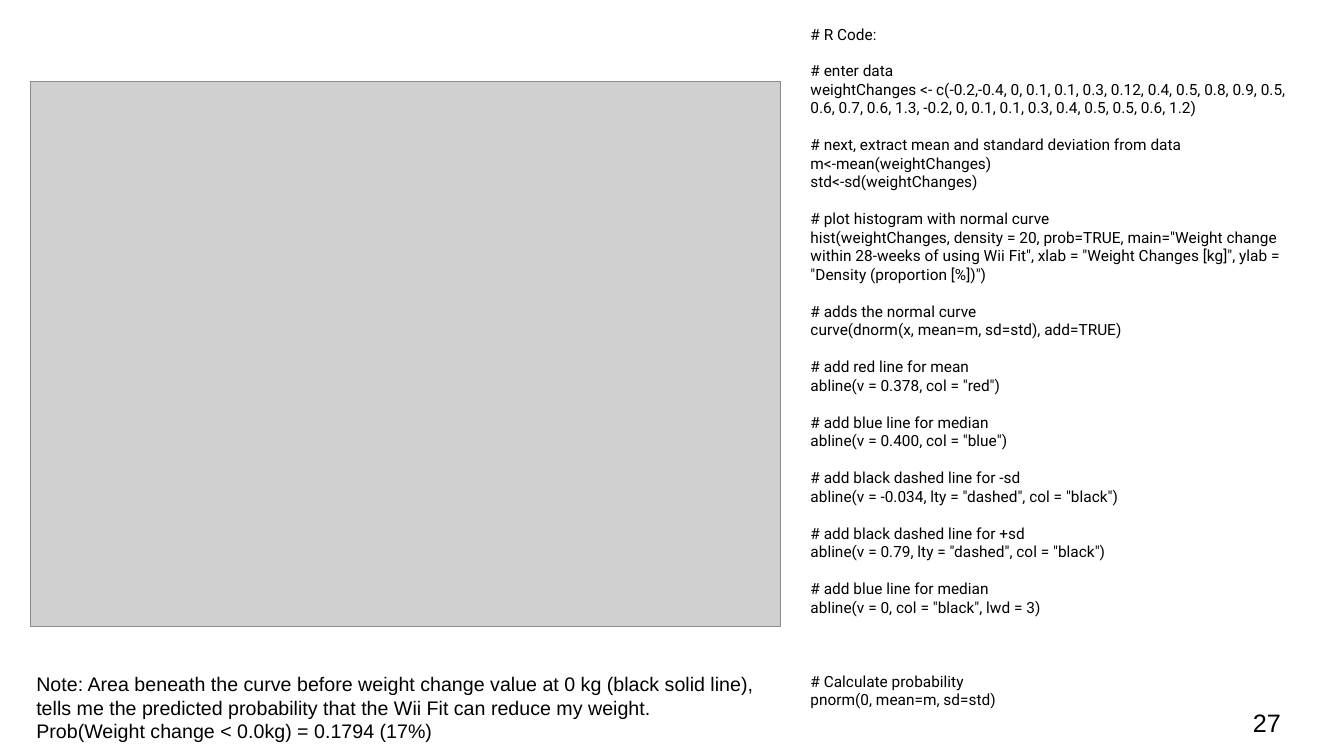
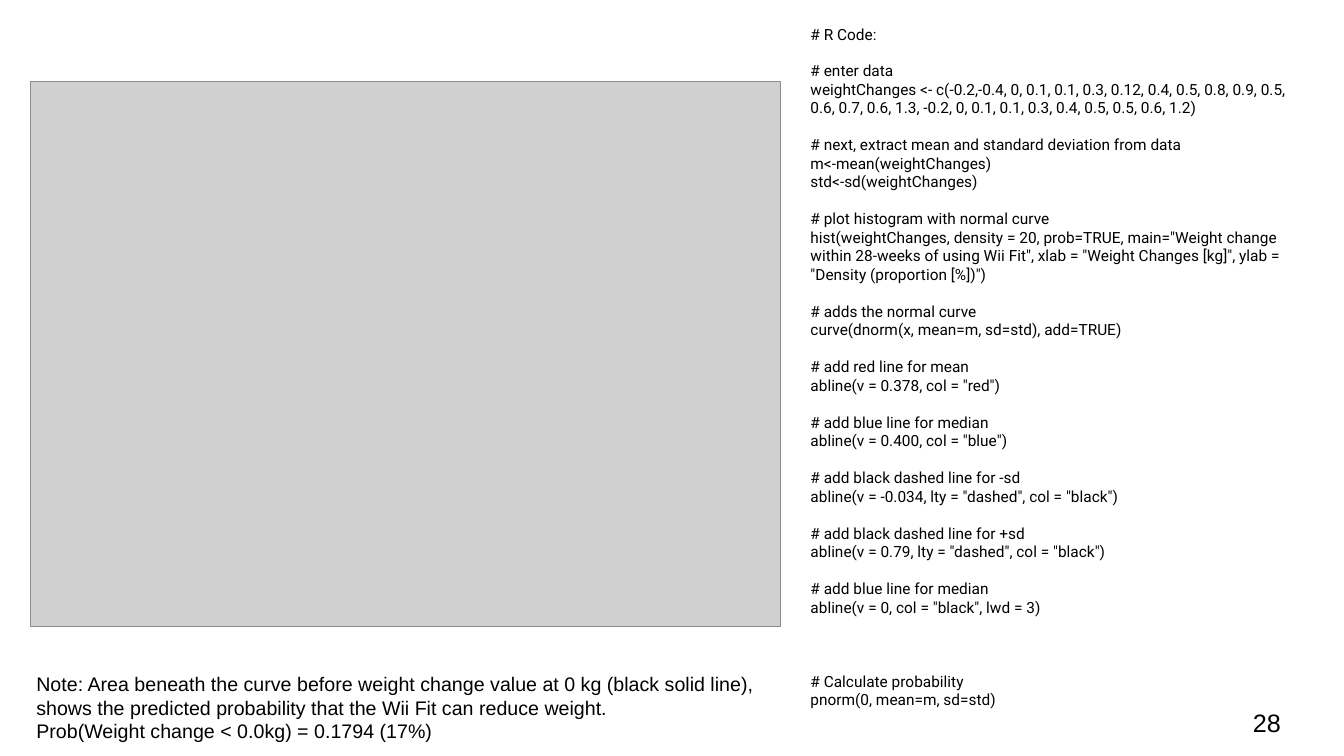
Before and after one commit to ucl-pols8-2526/POLS0008, a slide deck: slide 28 of Lecture_notes_ppts/POLS0008-2025-26 Week 3 Examining Data II.pptx (slide 27 before the commit). Drawn at 1344x756 pixels with LibreOffice and Linux fonts; fonts in the diff are those of the drawing; grey boxes stand for pictures. Boxes give left, top, right and bottom in pixels: in the first picture for what was removed or moved away, otherwise in the second. Text is boxed around its words. In the diff, an @@ line names an element or a change of style, - is before the commit and + after.

```diff
--- a/Lecture_notes_ppts/POLS0008-2025-26 Week 3 Examining Data II.pptx
+++ b/Lecture_notes_ppts/POLS0008-2025-26 Week 3 Examining Data II.pptx
@@ text at (36, 700, 607, 719): text changed @@
-tells me the predicted probability that the Wii Fit can reduce my weight.
+shows the predicted probability that the Wii Fit can reduce weight.
@@ page number at (1253, 714, 1281, 733): text changed @@
-27
+28
```
Also in this commit, not shown: 6 other slides changed, 2 slides added, 1 slide removed, 1 other file.
